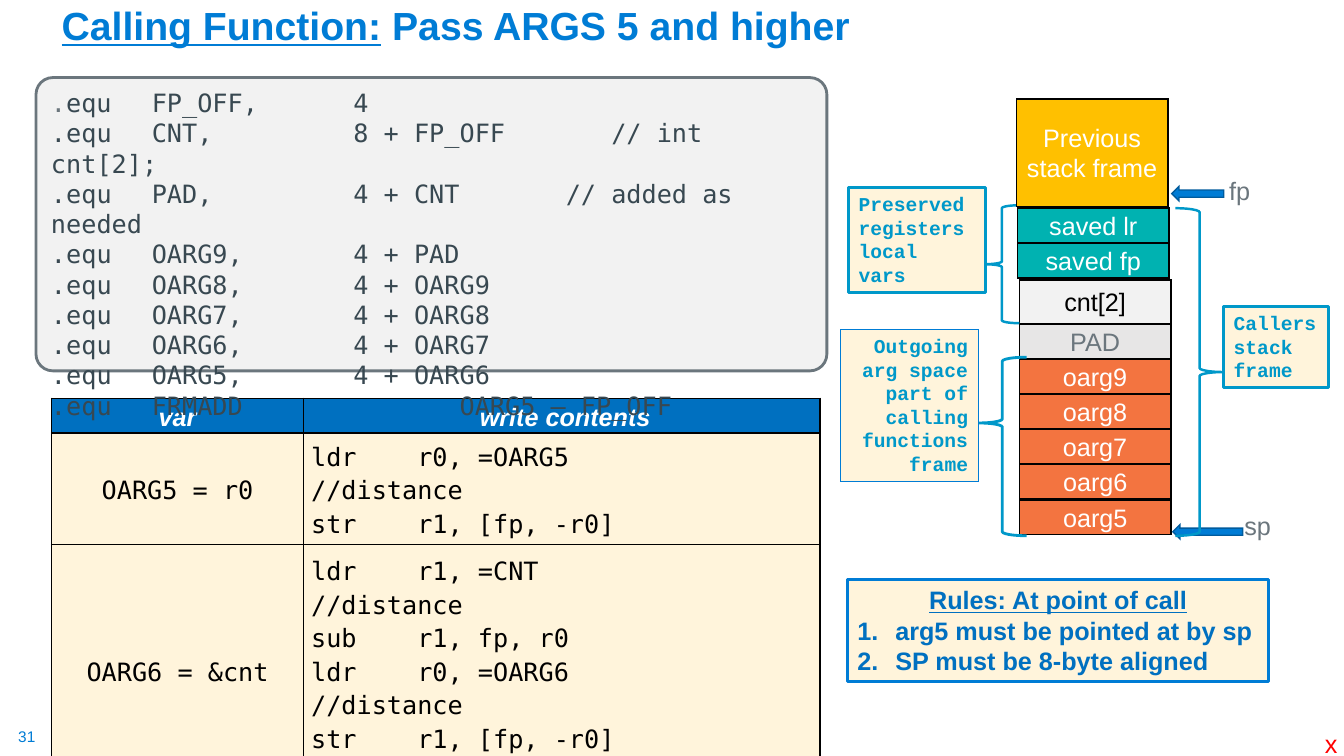
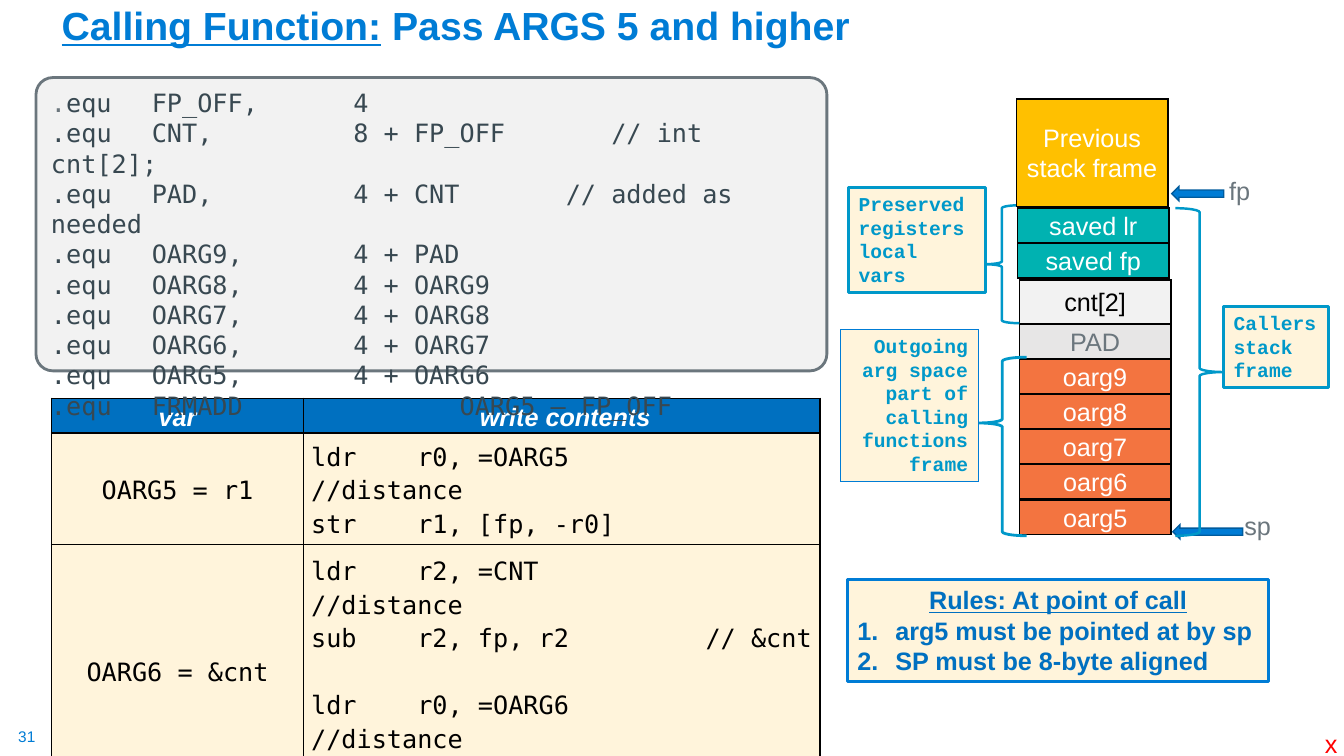
Before and after one commit to cse30-fa22/Muller_CSE30_Lecture_Slides, a slide deck: slide 31 of 10_Assm_Part5.pptx. Drawn at 1344x756 pixels with LibreOffice and Linux fonts; fonts in the diff are those of the drawing. Boxes give left, top, right and bottom in pixels: in the first picture for what was removed or moved away, otherwise in the second. Text is boxed around its words. In the diff, an @@ line names an element or a change of style, - is before the commit and + after.

```diff
--- a/10_Assm_Part5.pptx
+++ b/10_Assm_Part5.pptx
@@ table at box(51, 398, 821, 755) @@
-row 2, column 1: OARG5 = r0
+row 2, column 1: OARG5 = r1
-row 3, column 2: ldr r1, =CNT //distance / sub r1, fp, r0 / ldr r0, =OARG6 //distance / str r1, [fp, -r0] / str r1, [r0]
+row 3, column 2: ldr r2, =CNT //distance / sub r2, fp, r2 // &cnt / ldr r0, =OARG6 //distance / str r2, [fp, -r0]
```
Also in this commit, not shown: 4 other slides changed, 1 other file.
